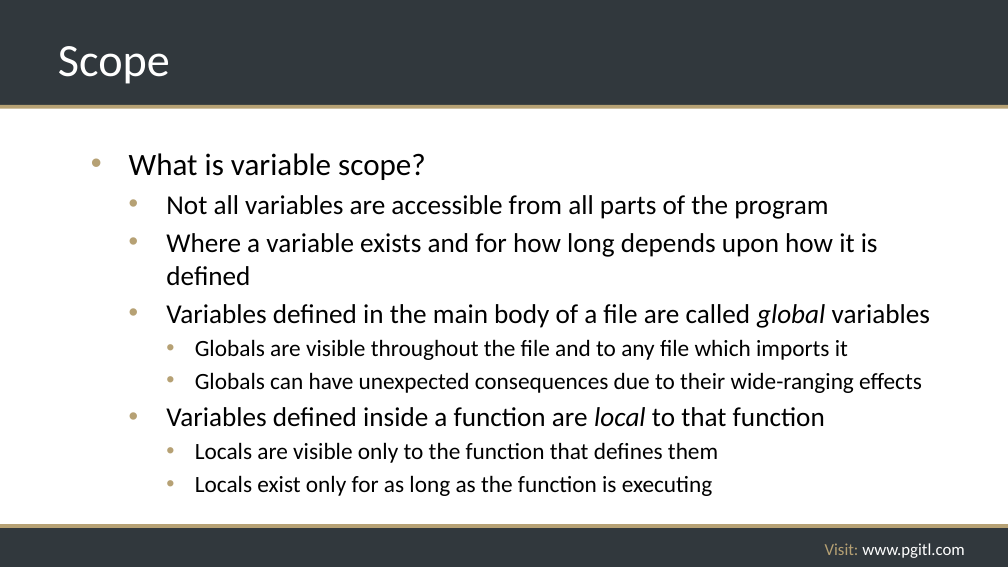
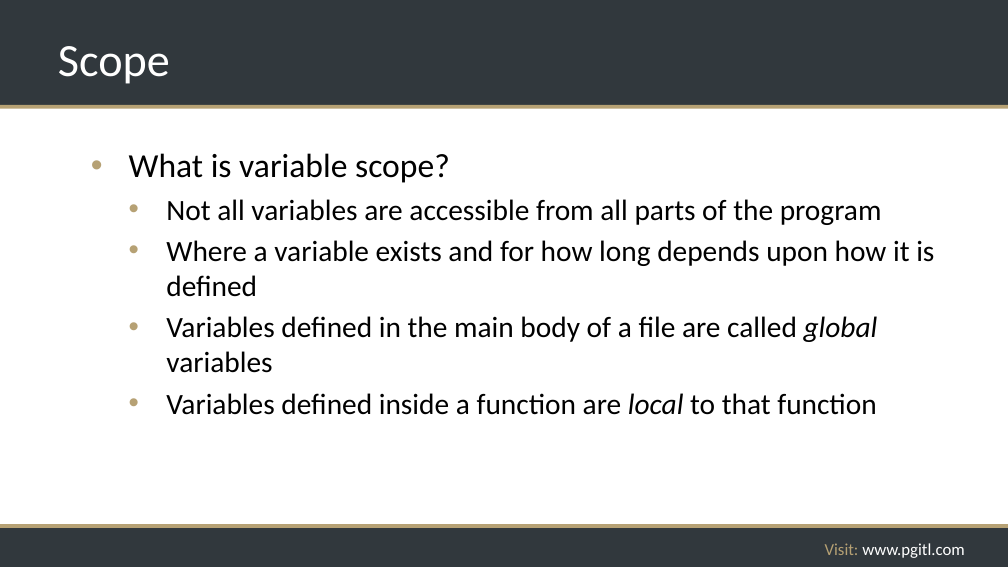
Before and after one commit to rikkouri/project-a, a slide deck: slide 106 of Programming Foundations.pptx (slide 107 before the commit). Drawn at 1008x567 pixels with LibreOffice and Linux fonts; fonts in the diff are those of the drawing; background and template pictures are left out. Boxes give left, top, right and bottom in pixels: in the first picture for what was removed or moved away, otherwise in the second. Text is boxed around its words. In the diff, an @@ line names an element or a change of style, - is before the commit and + after.

```diff
--- a/Programming Foundations.pptx
+++ b/Programming Foundations.pptx
@@ text "What is variable scope?" at (129, 153, 934, 415): size 29.6 to 32 pt in "What is variable scope?"; size 25.9 to 28 pt @@
@@ text at (195, 339, 922, 393): paragraphs removed @@
-    • Globals are visible throughout the file and to any file which imports it
-    • Globals can have unexpected consequences due to their wide-ranging effects
@@ text at (195, 442, 718, 496): paragraphs removed @@
-    • Locals are visible only to the function that defines them
-    • Locals exist only for as long as the function is executing
```
Also in this commit, not shown: 28 other slides changed, 15 slides added, 1 slide removed.
